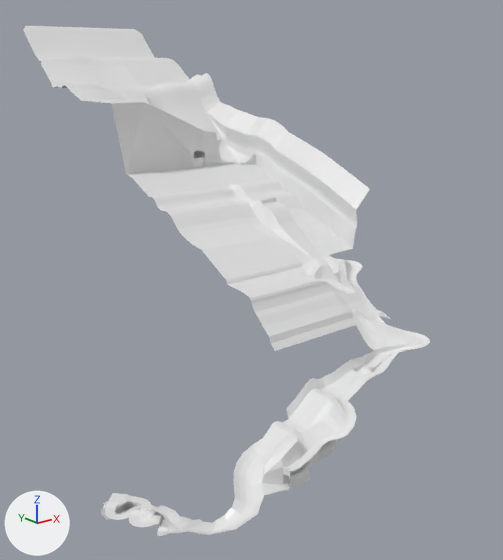
The FBX model Assets/Models/Environments/TrueLevel1/L1_v01.fbx: old version first, new version second.
One viewpoint serves both versions: a 50 mm camera at (-788.0, -1676.0, -80.0) aimed at (33.0, -649.0, -491.0). Every picture has the same lights, and +X, +Y and +Z are marked at lower left. Vertices at the same position are counted once.
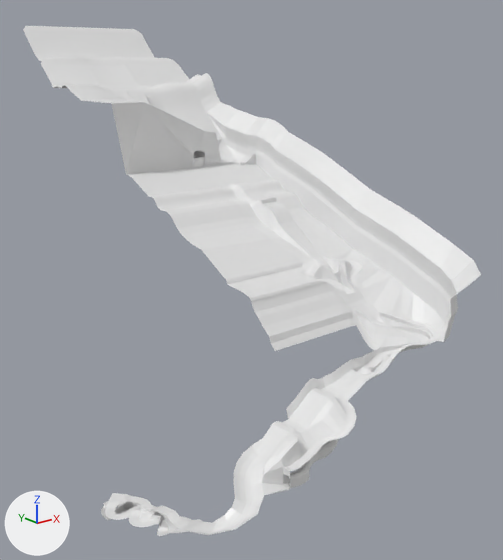
Patch to the scene script:
```diff
--- a/Assets/Models/Environments/TrueLevel1/L1_v01.fbx.py
+++ b/Assets/Models/Environments/TrueLevel1/L1_v01.fbx.py
@@ me_grid @@
 # used by ob_grid; location = (0.0, 0.0, 0.0)
-me_grid.from_pydata(...)  # 3010 vertices, 3049 faces; spans x -363.0..217.0, y -1044.0..15.0, z -833.0..0.0
+me_grid.from_pydata(...)  # 3197 vertices, 3264 faces; spans x -363.0..217.0, y -1082.0..15.0, z -833.0..0.0
+# me_grid part 1
+# 3 vertices are removed from x 68.0..70.0, y -978.0..-973.0, z -552.0..-550.0
+# 19 faces are deleted
+# 6 vertices in x 68.0, y -972.0..-912.0, z -550.0..-513.0 move by (0.0, 0.0, 2.0)
+# 127 vertices are added at x 66.0..204.0, y -1082.0..-807.0, z -550.0..-358.0
+# 6 new vertices lie (6.0, -6.0, -3.0) away from vertices in x 95.0..105.0, y -945.0..-935.0, z -517.0..-514.0
+# 5 new vertices lie (7.0, -6.0, -3.0) away from vertices in x 101.0..109.0, y -951.0..-943.0, z -520.0..-517.0
+# 5 new vertices lie (6.0, -6.0, 3.0) away from vertices in x 70.0..78.0, y -972.0..-961.0, z -554.0..-551.0
+# 6 new vertices lie (0.0, 0.0, 7.0) away from vertices in x 84.0..146.0, y -1008.0..-967.0, z -548.0..-529.0
+# 7 new vertices lie (0.0, -25.0, -8.0) away from vertices in x 176.0..217.0, y -807.0..-782.0, z -423.0..-312.0
+# 7 new vertices lie (0.0, -25.0, -7.0) away from vertices in x 176.0..217.0, y -832.0..-807.0, z -431.0..-320.0
+# 7 new vertices lie (0.0, -25.0, -8.0) away from vertices in x 176.0..217.0, y -857.0..-832.0, z -438.0..-327.0
+# 5 new vertices lie (0.0, -25.0, -10.0) away from vertices in x 176.0..185.0, y -958.0..-957.0, z -483.0..-411.0
+# 5 new vertices lie (0.0, 0.0, 4.0) away from vertices in x 182.0, y -982.0..-882.0, z -421.0..-381.0
+# 5 new vertices lie (35.0, 0.0, 35.0) away from vertices in x 182.0, y -982.0..-882.0, z -417.0..-377.0
+# 5 new vertices lie (0.0, 0.0, 4.0) away from vertices in x 74.0..124.0, y -1009.0..-953.0, z -537.0..-524.0
+# 234 new faces join them
 me_grid.materials.append(mat_level1textures)
```

Changed parts and their boxes (x1, y1, x2, y2) in the pictures (503 x 560 px):
'Grid', reshaped (12% wider)
    before: (23, 26, 430, 536)
    after: (23, 26, 481, 536)
part 1 of me_grid, built on
    before: (356, 312, 408, 359)
    after: (330, 189, 481, 359)
